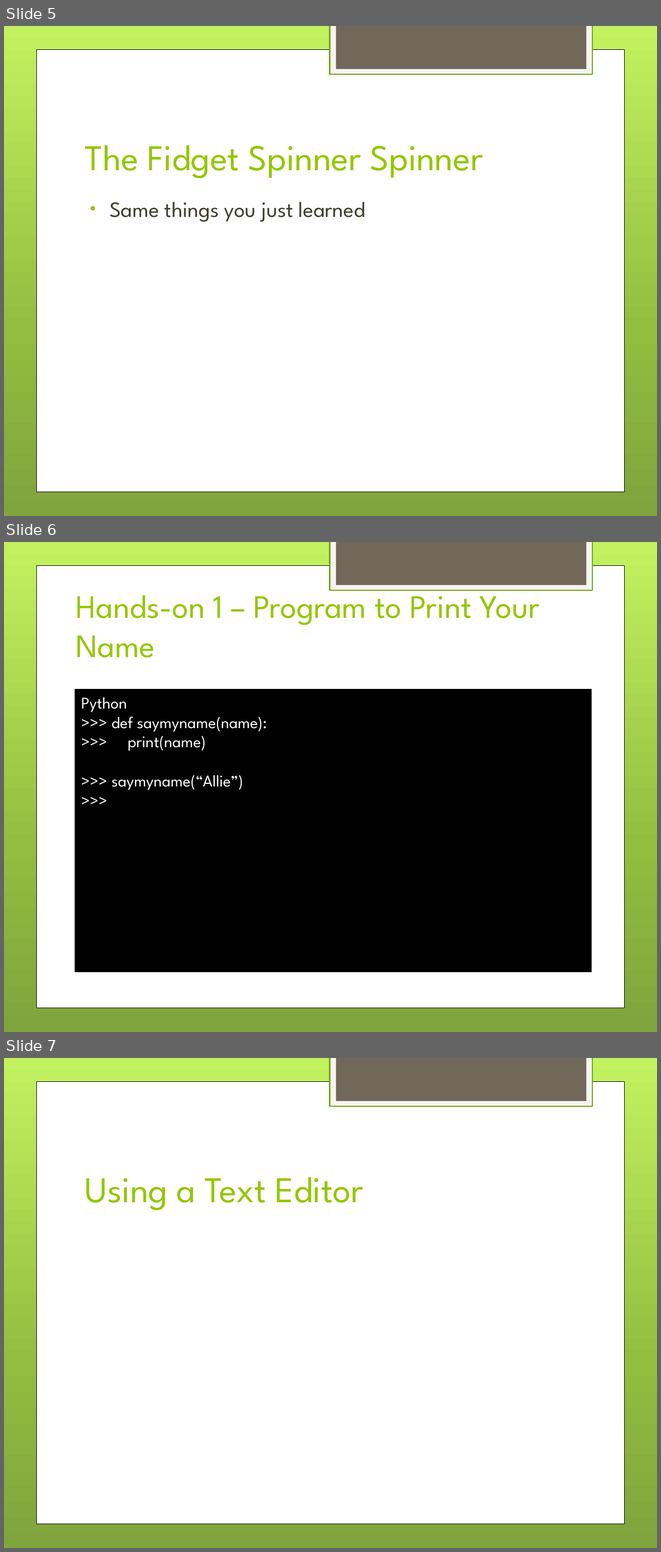
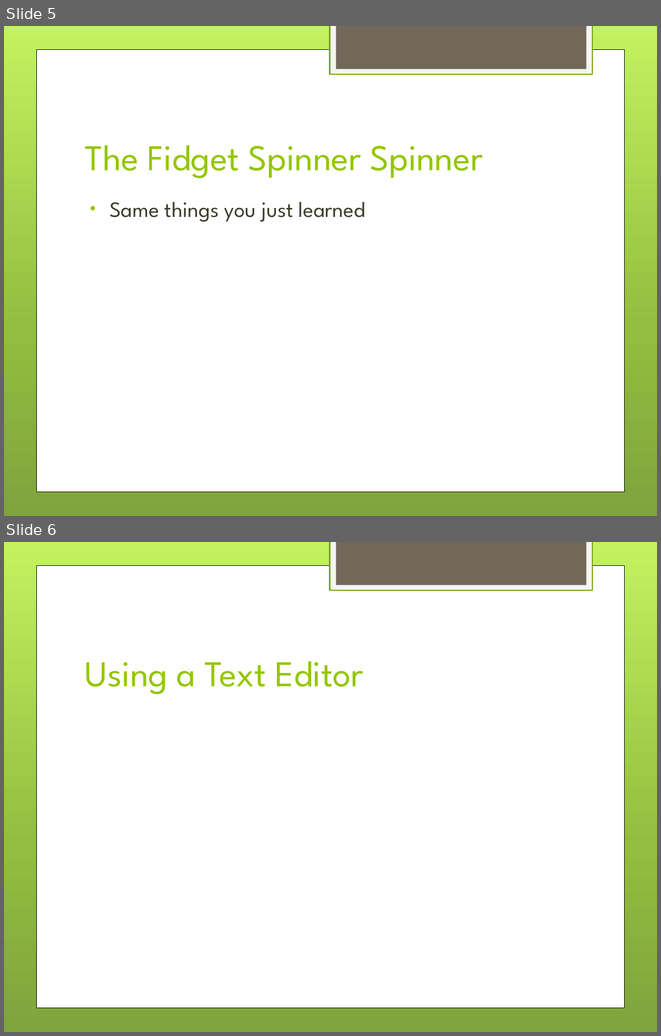
Before and after one commit to drahmel/el-segundo-girl-scouts-robotics-2017, a slide deck: meeting-3-conditionals-motor/Girl Scouts LEGO Robotics - Meeting 3 - Conditionals.pptx. Shown one above the other, each under a label of ours: slides 5, 6 and 7 before the commit, slides 5 and 6 after it. The pictures are 661x1552 and 661x1036 pixels, drawn with LibreOffice and Linux fonts; fonts in the diff are those of the drawing; background and template pictures are left out. Boxes give left, top, right and bottom in pixels: in the first picture for what was removed or moved away, otherwise in the second. Text is boxed around its words. In the diff, an @@ line names an element or a change of style, - is before the commit and + after.

Commit message:
DJR:Added to presentation

```diff
--- a/meeting-3-conditionals-motor/Girl Scouts LEGO Robotics - Meeting 3 - Conditionals.pptx
+++ b/meeting-3-conditionals-motor/Girl Scouts LEGO Robotics - Meeting 3 - Conditionals.pptx
@@ slide 6 removed at box(4, 542, 657, 1032), background gradient #C3F35F to #93BF3F to #81A53E; not listed: 3 template elements that a slide beside it also shows @@
@@ title removed at box(76, 585, 540, 658) @@
-Hands-on 1 – Program to Print Your Name
@@ rectangle removed at box(74, 689, 592, 972) @@
-Python
->>> def saymyname(name):
->>> print(name)
->>> saymyname(“Allie”)
->>>
@@ what was slide 7 is now slide 6 @@
```
Also in this commit, not shown: 1 slide changed.
